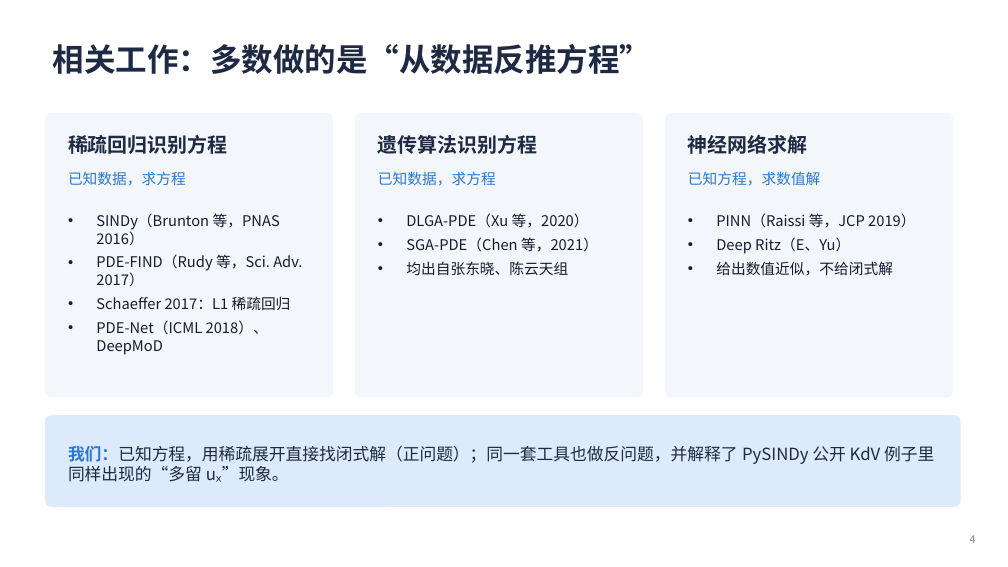
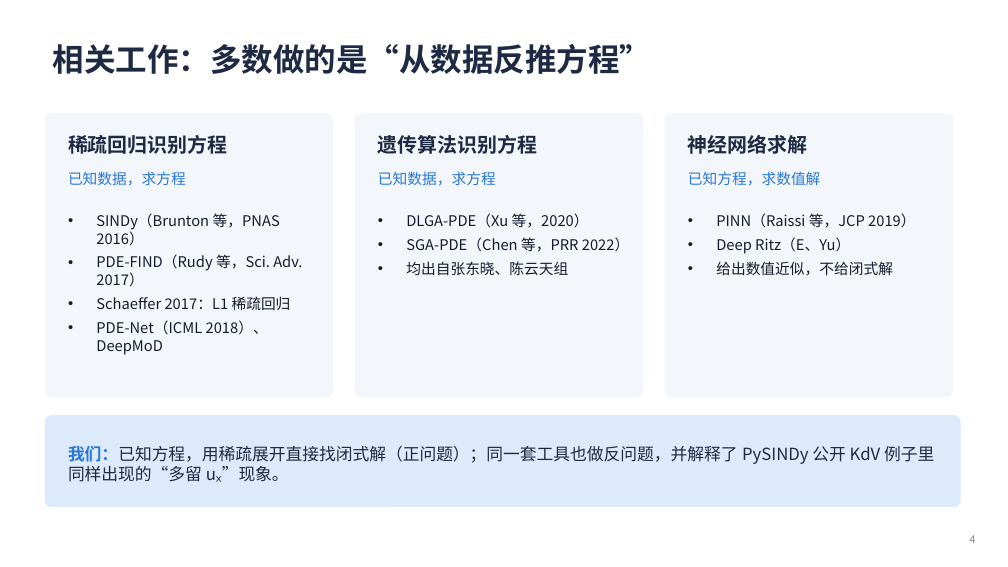
Before and after one commit to changsongjin/pde-l1-analytic, a slide deck: slide 4 of slides/PDE_L1_进展汇报.pptx. Drawn at 1008x567 pixels with LibreOffice and Linux fonts; fonts in the diff are those of the drawing. Boxes give left, top, right and bottom in pixels: in the first picture for what was removed or moved away, otherwise in the second. Text is boxed around its words. In the diff, an @@ line names an element or a change of style, - is before the commit and + after.

```diff
--- a/slides/PDE_L1_进展汇报.pptx
+++ b/slides/PDE_L1_进展汇报.pptx
@@ text at (406,237,629,252): text changed @@
-• SGA-PDE（Chen 等，2021）
+• SGA-PDE（Chen 等，PRR 2022）
```
Also in this commit, not shown: 3 other slides changed, 5 slides added, 41 other files.
